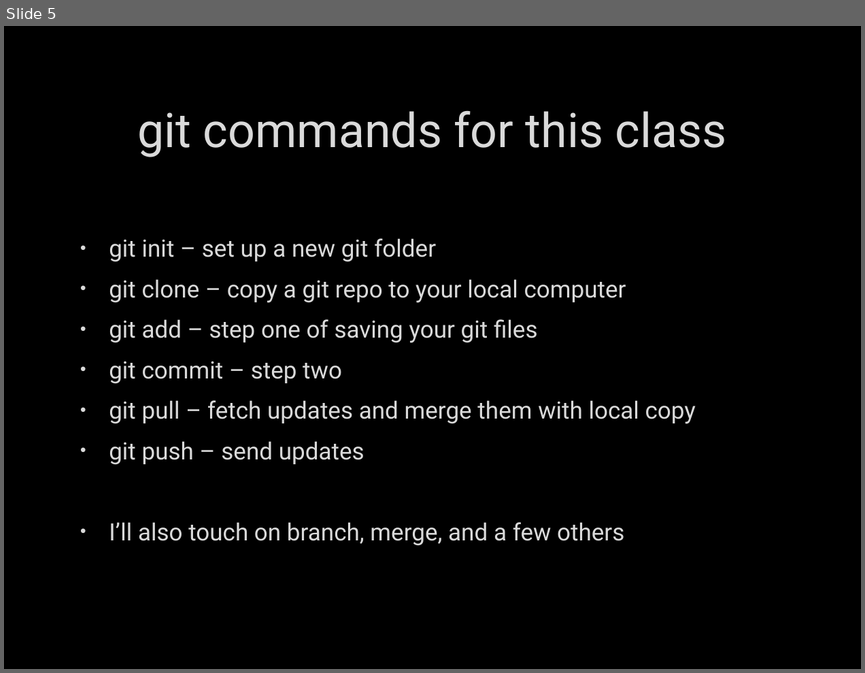
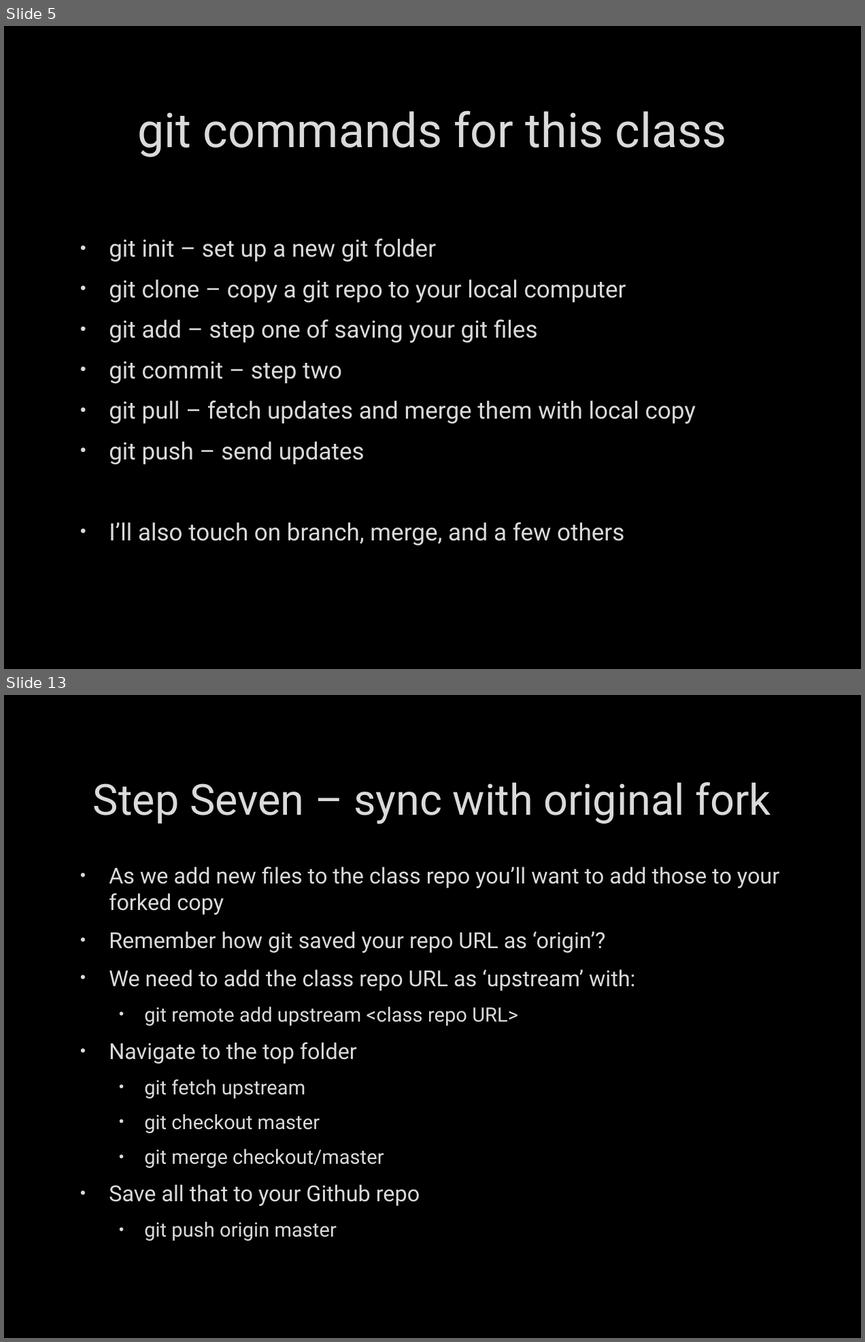
Before and after one commit to fdmast/Pabio536, a slide deck: C1_Introduction/ClassOne.GithubIntro.pptx. Shown one above the other, each under a label of ours: slide 5 before the commit, slides 5 and 13 after it; the slides between them are not shown. The pictures are 865x673 and 865x1342 pixels, drawn with LibreOffice and Linux fonts; fonts in the diff are those of the drawing; background and template pictures are left out. Boxes give left, top, right and bottom in pixels: in the first picture for what was removed or moved away, otherwise in the second. Text is boxed around its words. In the diff, an @@ line names an element or a change of style, - is before the commit and + after.

```diff
--- a/C1_Introduction/ClassOne.GithubIntro.pptx
+++ b/C1_Introduction/ClassOne.GithubIntro.pptx
@@ slide 13 added at bbox=[4, 695, 861, 1338], background picture (left out) @@
@@ title added at bbox=[93, 782, 770, 824], 36 pt, text #DADADA @@
+Step Seven – sync with original fork
@@ text added at bbox=[109, 866, 779, 1240], 18.5 pt, text #DADADA @@
+• As we add new files to the class repo you’ll want to add those to your forked copy
+• Remember how git saved your repo URL as ‘origin’?
+• We need to add the class repo URL as ‘upstream’ with:
+  • git remote add upstream <class repo URL>
+• Navigate to the top folder
+  • git fetch upstream
+  • git checkout master
+  • git merge checkout/master
+• Save all that to your Github repo
+  • git push origin master
```
Also in this commit, not shown: 1 slide changed, 8 other slides added, 7 other files.
